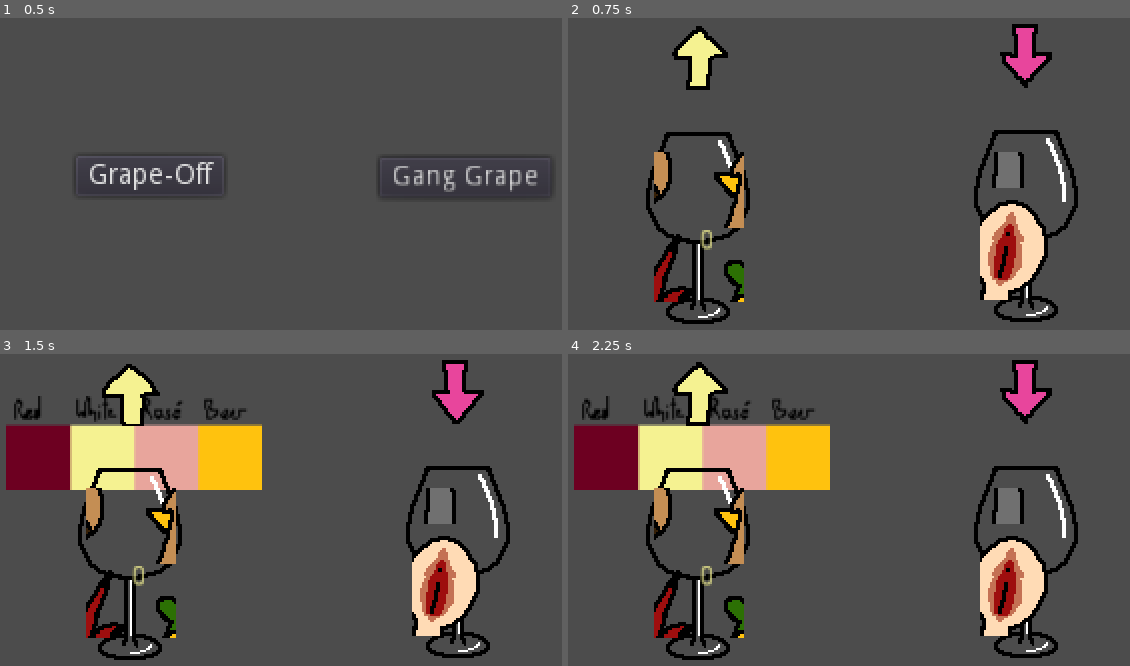
Above: before the commit, frames 1-4 (two rows, left to right).
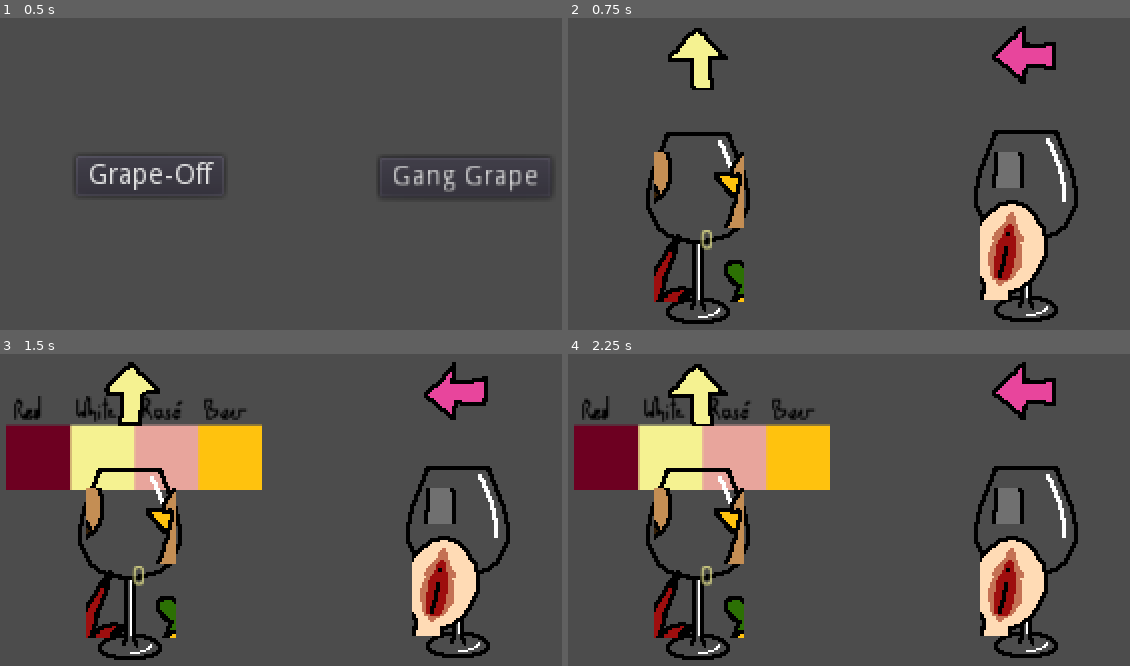
Above: after the commit, the same moments.

Repository: fabian-bubla/Leberolympiade
Game: Godot game, scene res://assets/StartScreen/StartScreen.tscn
Same seed, same stepped clock (60 frames per second), same inputs: the game is played once before the commit and once after it. Sound files missing from this copy of the repository are replaced by a short silence.
Inputs (mouse positions are in pixels of both pictures, inside the frame that each line leads up to):
- Up to frame 1 (0.5 s): no input
- Up to frame 2 (0.75 s): click "Grape-Off" at 0.5 s
- Up to frame 3 (1.5 s): tap Enter (ui_accept) at 1.25 s; move the mouse to (427, 491) at 1.27 s; hold Right (ui_right) from 1.28 s (still down); click (427, 491) at 1.42 s
- Up to frame 4 (2.25 s): tap Enter (ui_accept) at 1.52 s; release Right (ui_right) at 2 s; drag from (725, 525) to (820, 578) at 2.02 s

Frame 1 is identical in both runs. In frame 2, 1.3% of the frame differs, in the area x 17-87%, y 1-24%; in frame 3, 1.3%; in frame 4, 1.3%.

Commit message:
irgwas to revert

Diff:
--- a/assets/Duel_Scene.tscn
+++ b/assets/Duel_Scene.tscn
@@ -9,16 +9,16 @@
 Control_Scheme = 0
 player_color_key = 1
 
-[node name="ArrowRight" parent="WineGlass/Arrows" index="0"]
-frame = 2
+[node name="ArrowLeft" parent="WineGlass/Arrows" index="0"]
+frame = 1
 
-[node name="ArrowLeft" parent="WineGlass/Arrows" index="1"]
+[node name="ArrowRight" parent="WineGlass/Arrows" index="1"]
 frame = 0
 
-[node name="ArrowDown" parent="WineGlass/Arrows" index="2"]
-frame = 2
+[node name="ArrowUp" parent="WineGlass/Arrows" index="2"]
+frame = 1
 
-[node name="ArrowUp" parent="WineGlass/Arrows" index="3"]
+[node name="ArrowDown" parent="WineGlass/Arrows" index="3"]
 frame = 0
 
 [node name="WineGlass2" parent="." instance=ExtResource( 1 )]
--- a/assets/StartScreen/StartScreen.tscn
+++ b/assets/StartScreen/StartScreen.tscn
@@ -35,5 +35,6 @@
 autoplay = true
 
 [node name="Tween" type="Tween" parent="."]
+
 [connection signal="pressed" from="Node2D/Grape-Off" to="." method="_on_Duell_pressed"]
 [connection signal="pressed" from="Node2D2/Gang Grape" to="." method="_on_ganGrape_pressed"]
--- a/assets/WineGlass/WineGlass.tscn
+++ b/assets/WineGlass/WineGlass.tscn
@@ -60,13 +60,13 @@
 position = Vector2( -0.21291, -156.992 )
 rotation = 3.14159
 
-[node name="ArrowRight" parent="Arrows" index="0"]
+[node name="ArrowLeft" parent="Arrows" index="0"]
 visible = true
 
-[node name="ArrowLeft" parent="Arrows" index="1"]
+[node name="ArrowDown" parent="Arrows" index="1"]
 visible = true
 
-[node name="ArrowDown" parent="Arrows" index="2"]
+[node name="ArrowRight" parent="Arrows" index="2"]
 visible = true
 
 [node name="ArrowUp" parent="Arrows" index="3"]
--- a/assets/WineGlass/WineGlassSimon.tscn
+++ b/assets/WineGlass/WineGlassSimon.tscn
@@ -1,21 +1,14 @@
-[gd_scene load_steps=8 format=2]
+[gd_scene load_steps=6 format=2]
 
 [ext_resource path="res://assets/old/Wine.gd" type="Script" id=1]
 [ext_resource path="res://assets/WineGlass/WineGlass.gd" type="Script" id=2]
 [ext_resource path="res://assets/_Arrows/Arrows.tscn" type="PackedScene" id=3]
 [ext_resource path="res://assets/WineGlass/WineGlass01.png" type="Texture" id=4]
 [ext_resource path="res://assets/WineGlass/WineRed_01.png" type="Texture" id=5]
-[ext_resource path="res://assets/WineGlass/ColorReference01.png" type="Texture" id=6]
-[ext_resource path="res://assets/_Arrows/Arrows.tres" type="SpriteFrames" id=7]
 
 [node name="WineGlass" type="Node2D"]
 script = ExtResource( 2 )
 Control_Scheme = 1
-
-[node name="xSprite" type="Sprite" parent="."]
-visible = false
-position = Vector2( 1.7818, -60.5811 )
-texture = ExtResource( 6 )
 
 [node name="Glass" type="Sprite" parent="."]
 texture = ExtResource( 4 )
@@ -42,41 +35,28 @@
 
 [node name="Tween" type="Tween" parent="."]
 
-[node name="WinTimer" type="Timer" parent="."]
-
-[node name="BlockTimer" type="Timer" parent="."]
-one_shot = true
-
-[node name="ComboMeter" type="Label" parent="."]
-margin_right = 40.0
-margin_bottom = 14.0
-text = "0"
-__meta__ = {
-"_edit_use_anchors_": false
-}
-
 [node name="Arrows" parent="." instance=ExtResource( 3 )]
-position = Vector2( -0.21291, -156.992 )
-rotation = 3.14159
 
 [node name="ArrowRight" parent="Arrows" index="0"]
 visible = true
+position = Vector2( 1, -76 )
 frame = 0
 
 [node name="ArrowLeft" parent="Arrows" index="1"]
+visible = true
+position = Vector2( 1, -76 )
 frame = 1
 
 [node name="ArrowDown" parent="Arrows" index="2"]
+visible = true
+position = Vector2( 1, -76 )
 frame = 0
 
 [node name="ArrowUp" parent="Arrows" index="3"]
+visible = true
+position = Vector2( 1, -76 )
 frame = 1
 
-[node name="xAnimatedSprite" type="AnimatedSprite" parent="."]
-position = Vector2( -1.49012e-08, -85 )
-frames = ExtResource( 7 )
-animation = "X"
-frame = 2
-playing = true
+[node name="WinTimer" type="Timer" parent="."]
 
 [editable path="Arrows"]
--- a/assets/_Arrows/Arrows.tres
+++ b/assets/_Arrows/Arrows.tres
@@ -7,51 +7,51 @@
 [ext_resource path="res://assets/_Arrows/Arrow_X.png" type="Texture" id=5]
 
 [sub_resource type="AtlasTexture" id=1]
+atlas = ExtResource( 2 )
+region = Rect2( 0, 0, 32, 32 )
+
+[sub_resource type="AtlasTexture" id=2]
+atlas = ExtResource( 2 )
+region = Rect2( 32, 0, 32, 32 )
+
+[sub_resource type="AtlasTexture" id=3]
+atlas = ExtResource( 2 )
+region = Rect2( 64, 0, 32, 32 )
+
+[sub_resource type="AtlasTexture" id=4]
+atlas = ExtResource( 4 )
+region = Rect2( 0, 0, 32, 32 )
+
+[sub_resource type="AtlasTexture" id=5]
+atlas = ExtResource( 4 )
+region = Rect2( 32, 0, 32, 32 )
+
+[sub_resource type="AtlasTexture" id=6]
+atlas = ExtResource( 4 )
+region = Rect2( 64, 0, 32, 32 )
+
+[sub_resource type="AtlasTexture" id=7]
+atlas = ExtResource( 3 )
+region = Rect2( 0, 0, 32, 32 )
+
+[sub_resource type="AtlasTexture" id=8]
+atlas = ExtResource( 3 )
+region = Rect2( 32, 0, 32, 32 )
+
+[sub_resource type="AtlasTexture" id=9]
+atlas = ExtResource( 3 )
+region = Rect2( 64, 0, 32, 32 )
+
+[sub_resource type="AtlasTexture" id=10]
 atlas = ExtResource( 1 )
 region = Rect2( 0, 0, 32, 32 )
 
-[sub_resource type="AtlasTexture" id=2]
+[sub_resource type="AtlasTexture" id=11]
 atlas = ExtResource( 1 )
 region = Rect2( 32, 0, 32, 32 )
 
-[sub_resource type="AtlasTexture" id=3]
+[sub_resource type="AtlasTexture" id=12]
 atlas = ExtResource( 1 )
-region = Rect2( 64, 0, 32, 32 )
-
-[sub_resource type="AtlasTexture" id=4]
-atlas = ExtResource( 3 )
-region = Rect2( 0, 0, 32, 32 )
-
-[sub_resource type="AtlasTexture" id=5]
-atlas = ExtResource( 3 )
-region = Rect2( 32, 0, 32, 32 )
-
-[sub_resource type="AtlasTexture" id=6]
-atlas = ExtResource( 3 )
-region = Rect2( 64, 0, 32, 32 )
-
-[sub_resource type="AtlasTexture" id=7]
-atlas = ExtResource( 2 )
-region = Rect2( 0, 0, 32, 32 )
-
-[sub_resource type="AtlasTexture" id=8]
-atlas = ExtResource( 2 )
-region = Rect2( 32, 0, 32, 32 )
-
-[sub_resource type="AtlasTexture" id=9]
-atlas = ExtResource( 2 )
-region = Rect2( 64, 0, 32, 32 )
-
-[sub_resource type="AtlasTexture" id=10]
-atlas = ExtResource( 4 )
-region = Rect2( 0, 0, 32, 32 )
-
-[sub_resource type="AtlasTexture" id=11]
-atlas = ExtResource( 4 )
-region = Rect2( 32, 0, 32, 32 )
-
-[sub_resource type="AtlasTexture" id=12]
-atlas = ExtResource( 4 )
 region = Rect2( 64, 0, 32, 32 )
 
 [sub_resource type="AtlasTexture" id=13]
@@ -70,22 +70,22 @@
 animations = [ {
 "frames": [ SubResource( 1 ), SubResource( 2 ), SubResource( 3 ) ],
 "loop": true,
-"name": "Left",
+"name": "Right",
 "speed": 6.0
 }, {
 "frames": [ SubResource( 4 ), SubResource( 5 ), SubResource( 6 ) ],
 "loop": true,
-"name": "Right",
+"name": "Up",
 "speed": 6.0
 }, {
 "frames": [ SubResource( 7 ), SubResource( 8 ), SubResource( 9 ) ],
 "loop": true,
-"name": "Up",
+"name": "Down",
 "speed": 6.0
 }, {
 "frames": [ SubResource( 10 ), SubResource( 11 ), SubResource( 12 ) ],
 "loop": true,
-"name": "Down",
+"name": "Left",
 "speed": 6.0
 }, {
 "frames": [ SubResource( 13 ), SubResource( 14 ), SubResource( 15 ) ],
--- a/assets/_Arrows/Arrows.tscn
+++ b/assets/_Arrows/Arrows.tscn
@@ -3,6 +3,13 @@
 [ext_resource path="res://assets/_Arrows/Arrows.tres" type="SpriteFrames" id=1]
 
 [node name="Arrows" type="Node2D"]
+
+[node name="ArrowLeft" type="AnimatedSprite" parent="."]
+visible = false
+position = Vector2( 0, -72 )
+frames = ExtResource( 1 )
+animation = "Left"
+playing = true
 
 [node name="ArrowRight" type="AnimatedSprite" parent="."]
 visible = false
@@ -12,11 +19,11 @@
 frame = 2
 playing = true
 
-[node name="ArrowLeft" type="AnimatedSprite" parent="."]
+[node name="ArrowUp" type="AnimatedSprite" parent="."]
 visible = false
 position = Vector2( 0, -72 )
 frames = ExtResource( 1 )
-animation = "Left"
+animation = "Up"
 playing = true
 
 [node name="ArrowDown" type="AnimatedSprite" parent="."]
@@ -26,10 +33,3 @@
 animation = "Down"
 frame = 2
 playing = true
-
-[node name="ArrowUp" type="AnimatedSprite" parent="."]
-visible = false
-position = Vector2( 0, -72 )
-frames = ExtResource( 1 )
-animation = "Up"
-playing = true
